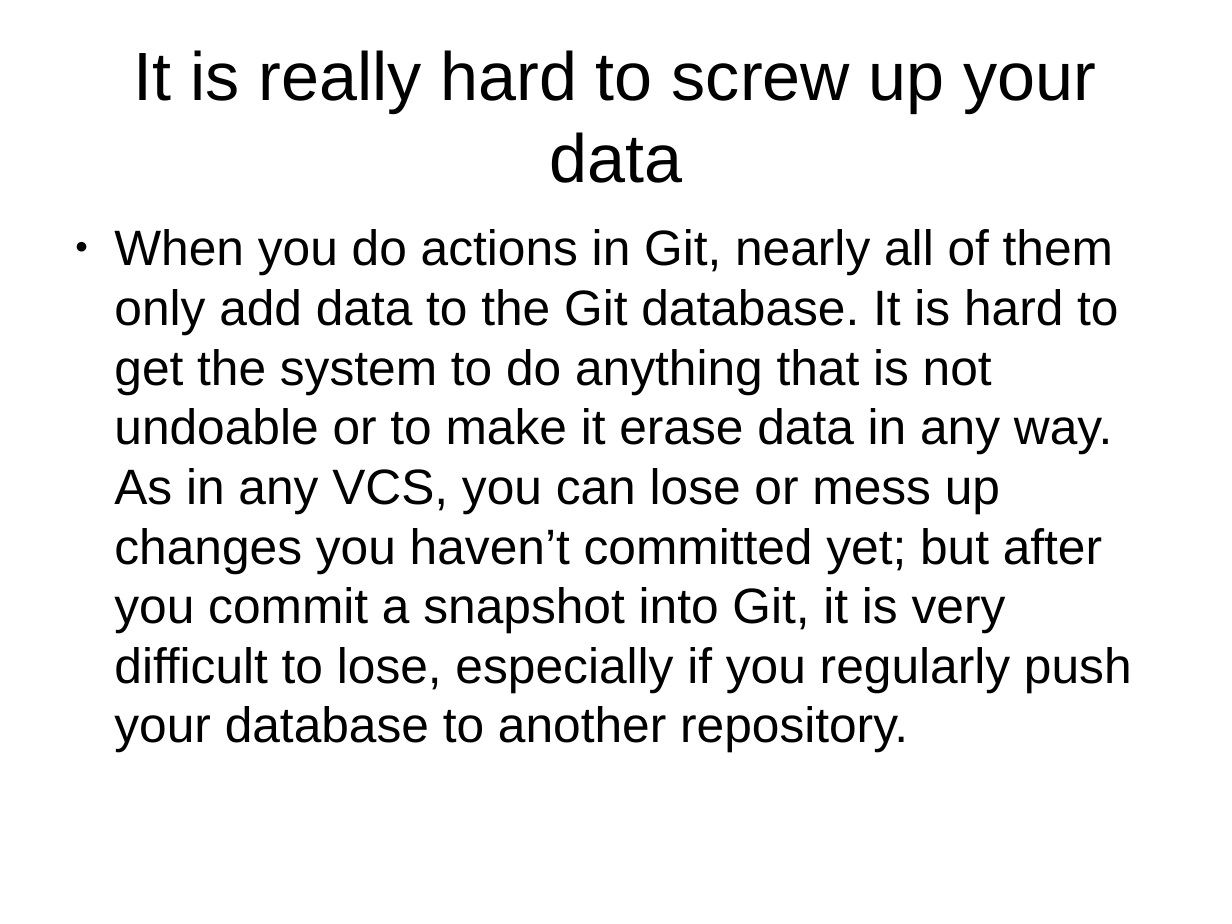
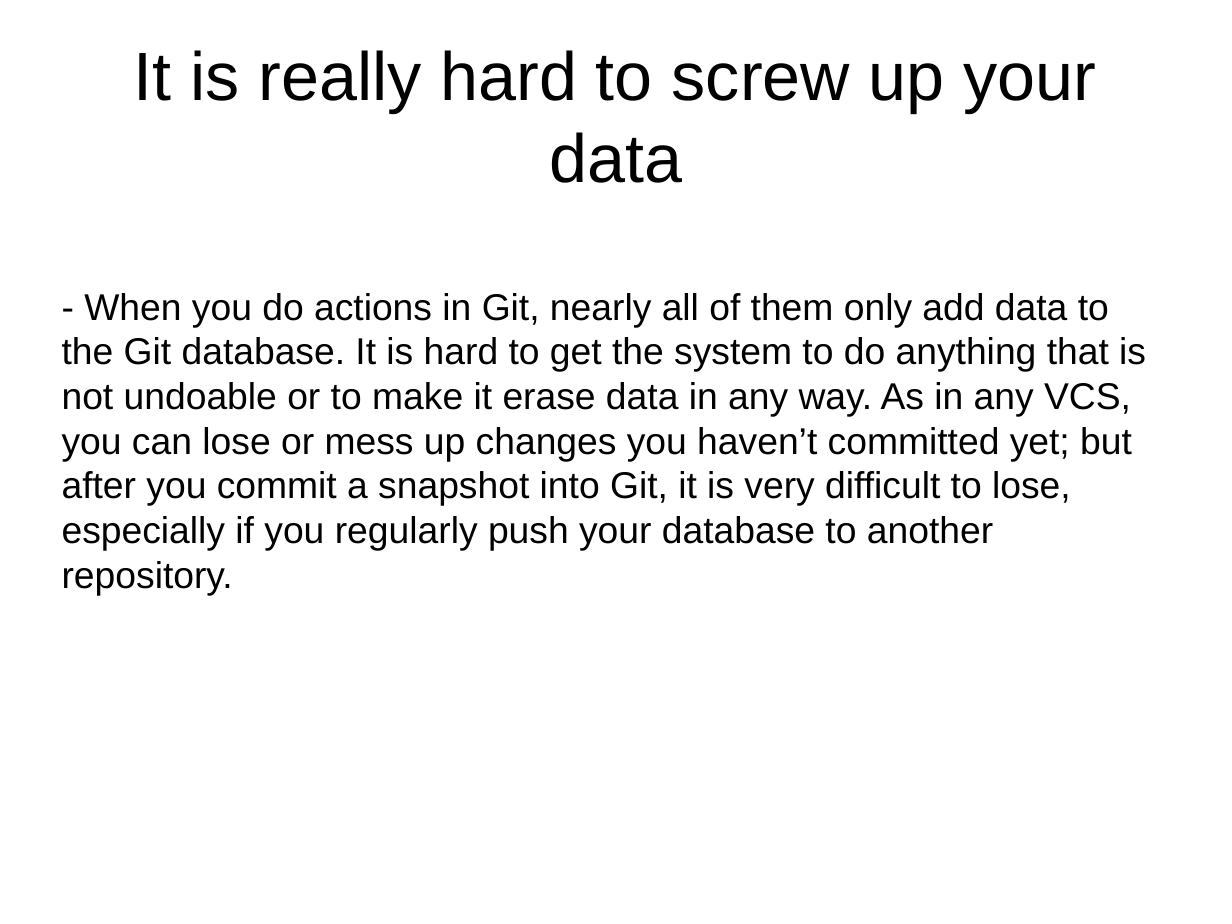
Before and after one commit to rosiv-git-trainings/docs, a slide deck: slide 11 of prezentacja.odp (slide 9 before the commit). Drawn at 1232x924 pixels with LibreOffice and Linux fonts; fonts in the diff are those of the drawing; background and template pictures are left out. Boxes give left, top, right and bottom in pixels: in the first picture for what was removed or moved away, otherwise in the second. Text is boxed around its words. In the diff, an @@ line names an element or a change of style, - is before the commit and + after.

```diff
--- a/prezentacja.odp
+++ b/prezentacja.odp
@@ text at (x1=62, y1=293, x2=1146, y2=596): text changed; size 32 to 24 pt @@
-● When you do actions in Git, nearly all of them only add data to the Git database. It is hard to get the system to do anything that is not undoable or to make it erase data in any way. As in any VCS, you can lose or mess up changes you haven’t committed yet; but after you commit a snapshot into Git, it is very difficult to lose, especially if you regularly push your database to another repository.
+- When you do actions in Git, nearly all of them only add data to the Git database. It is hard to get the system to do anything that is not undoable or to make it erase data in any way. As in any VCS, you can lose or mess up changes you haven’t committed yet; but after you commit a snapshot into Git, it is very difficult to lose, especially if you regularly push your database to another repository.
```
Also in this commit, not shown: 7 other slides changed, 8 slides added, 2 slides removed.
